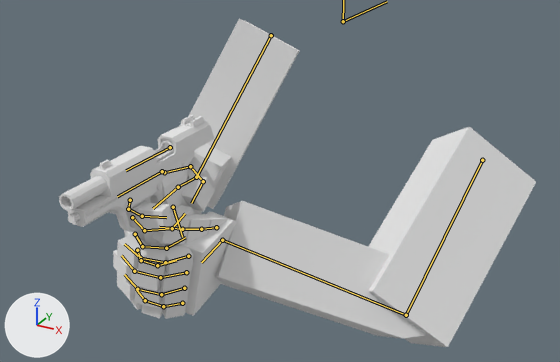
Renders of the Blender file Assets/Blender FPS Rigging & Animation/Course_Files_Blender_FPS_Rigging_&_Animation_Tutorial/Section_03 (Part 7-14)/Lecture_3.1 (Part 7)/Arms_Model.blend from each side of a commit.
One viewpoint serves both versions: a 50 mm lens placed at (0.47, -1.05, 0.25), pointed at (-0.04, -0.12, -0.22). Lighting does not change. The marker at lower left points along +X, +Y and +Z. Both versions are drawn at frame 4 of the action 'GUN_fire'; the numbers are the values there. The bones that bend it are drawn over the model as lines.

The first picture shows 'arms', 'gun'.
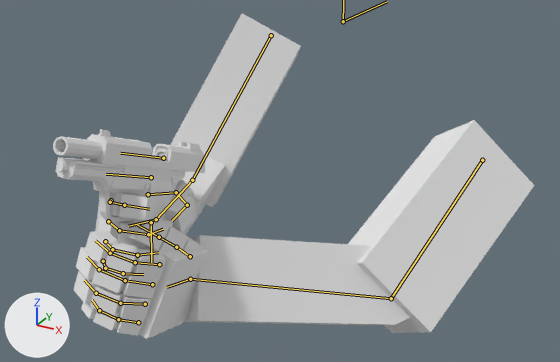
Commit message: Fire Animation Update

Where the change shows, as pixel boxes [x1, y1, x2, y2] in the pictures (560 x 362 px):
'arms', posed (9% wider): before [113, 19, 536, 347]; after [74, 13, 534, 339]
'gun', posed: before [59, 115, 214, 232]; after [53, 129, 205, 222]
bone 'gun_root', root to tip: before (162, 171) to (117, 196); after (151, 177) to (106, 174)

Diff of the bpy script that builds the scene:
```diff
--- a/Assets/Blender FPS Rigging & Animation/Course_Files_Blender_FPS_Rigging_&_Animation_Tutorial/Section_03 (Part 7-14)/Lecture_3.1 (Part 7)/Arms_Model.blend.py
+++ b/Assets/Blender FPS Rigging & Animation/Course_Files_Blender_FPS_Rigging_&_Animation_Tutorial/Section_03 (Part 7-14)/Lecture_3.1 (Part 7)/Arms_Model.blend.py
@@ bone_gun_root @@
 bone_gun_root = bpy.data.objects['Gun_Rig'].pose.bones['gun_root']
-bone_gun_root.location = (0.1104, -0.0952, -0.1898)
-bone_gun_root.rotation_quaternion = (1.0, 0.0, 0.0, 0.0)  # degrees (0, 0, 0)
+bone_gun_root.location = (0.1104, -0.0721, -0.1898)
+bone_gun_root.rotation_quaternion = (1.0, 0.206, 0.0, 0.0)  # degrees (23, 0, 0)
```
